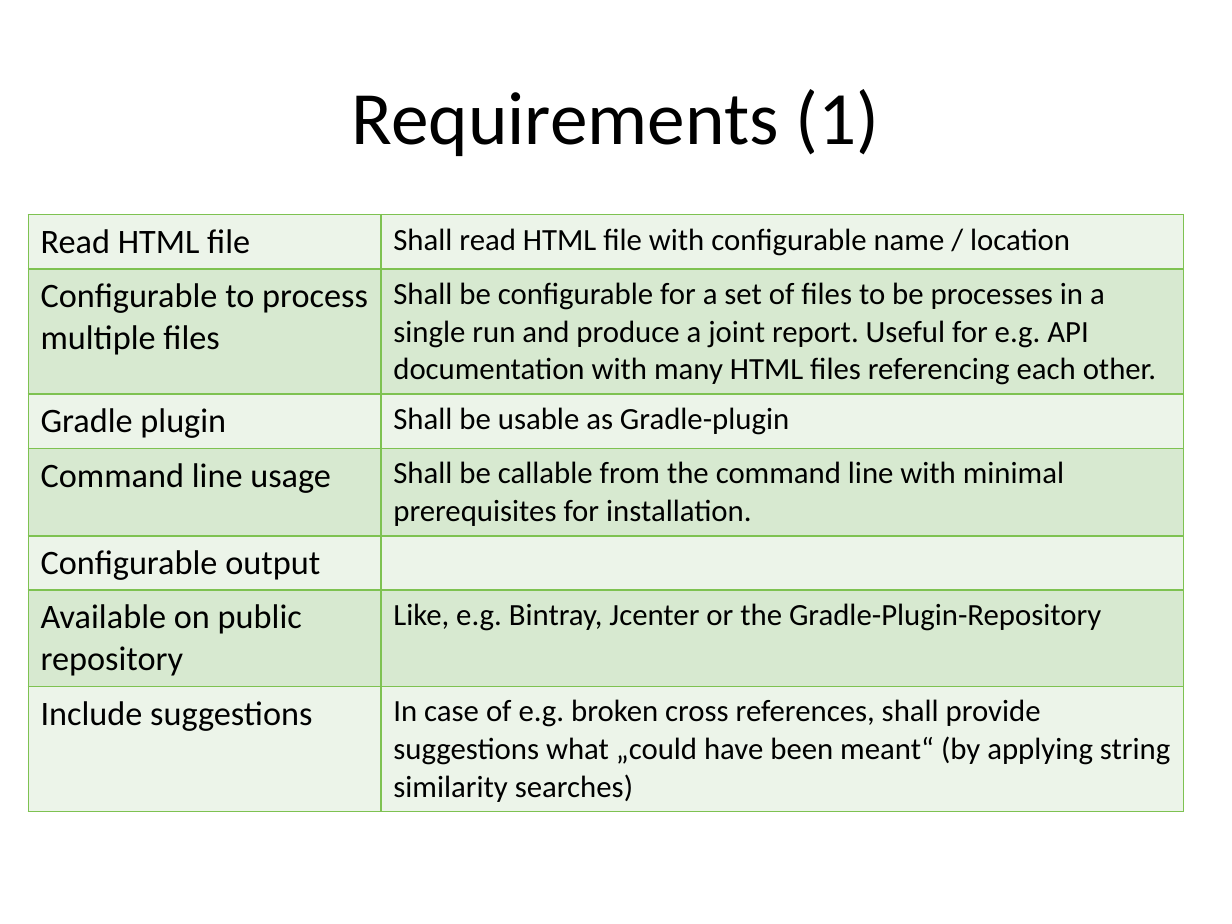
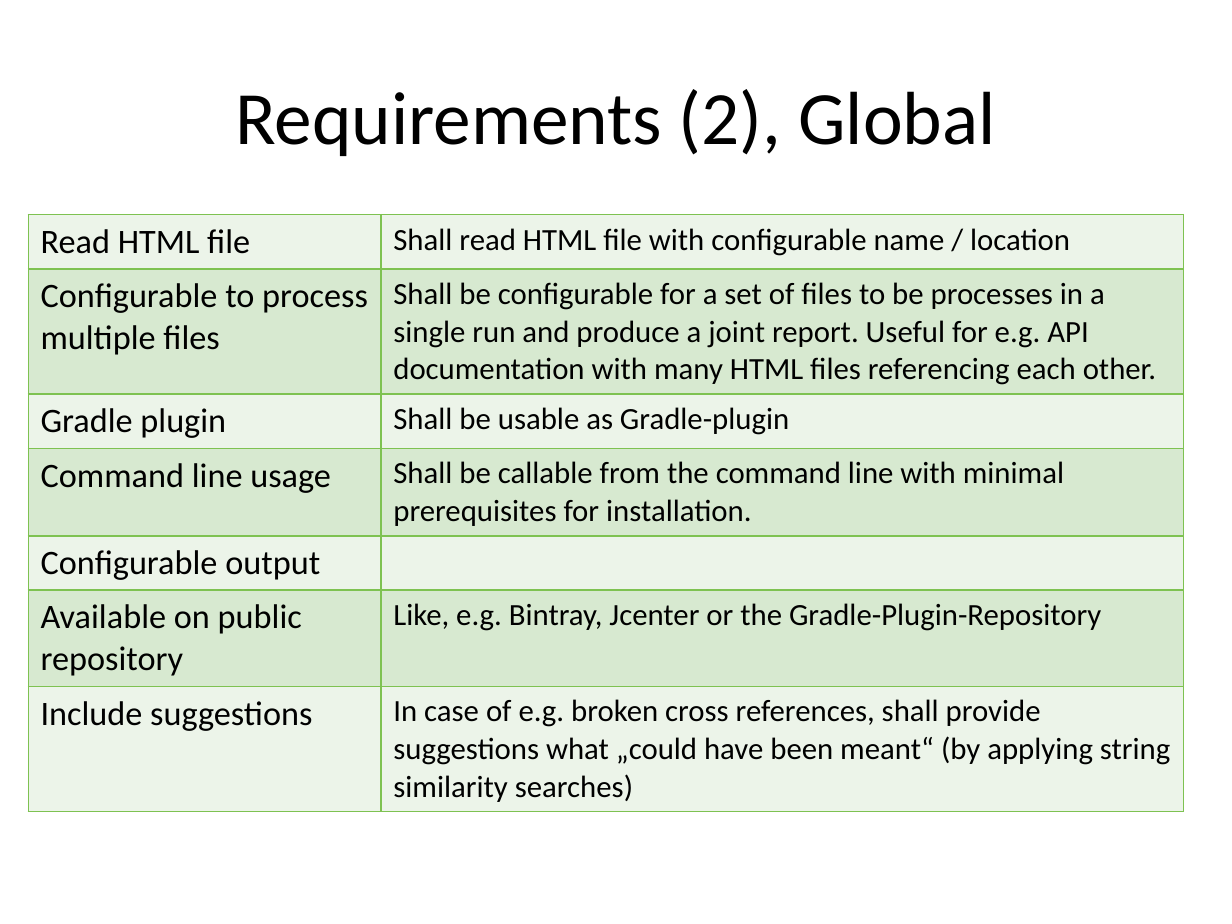
Before and after one commit to aim42/htmlSanityCheck, a slide deck: slide 8 of src/docs/presentation/HTMLSC-presentation.pptx. Drawn at 1232x924 pixels with LibreOffice and Linux fonts; fonts in the diff are those of the drawing. Boxes give left, top, right and bottom in pixels: in the first picture for what was removed or moved away, otherwise in the second. Text is boxed around its words. In the diff, an @@ line names an element or a change of style, - is before the commit and + after.

```diff
--- a/src/docs/presentation/HTMLSC-presentation.pptx
+++ b/src/docs/presentation/HTMLSC-presentation.pptx
@@ title at [235, 89, 996, 156]: text changed @@
-Requirements (1)
+Requirements (2), Global
```
Also in this commit, not shown: 2 other slides changed, 1 slide added.
